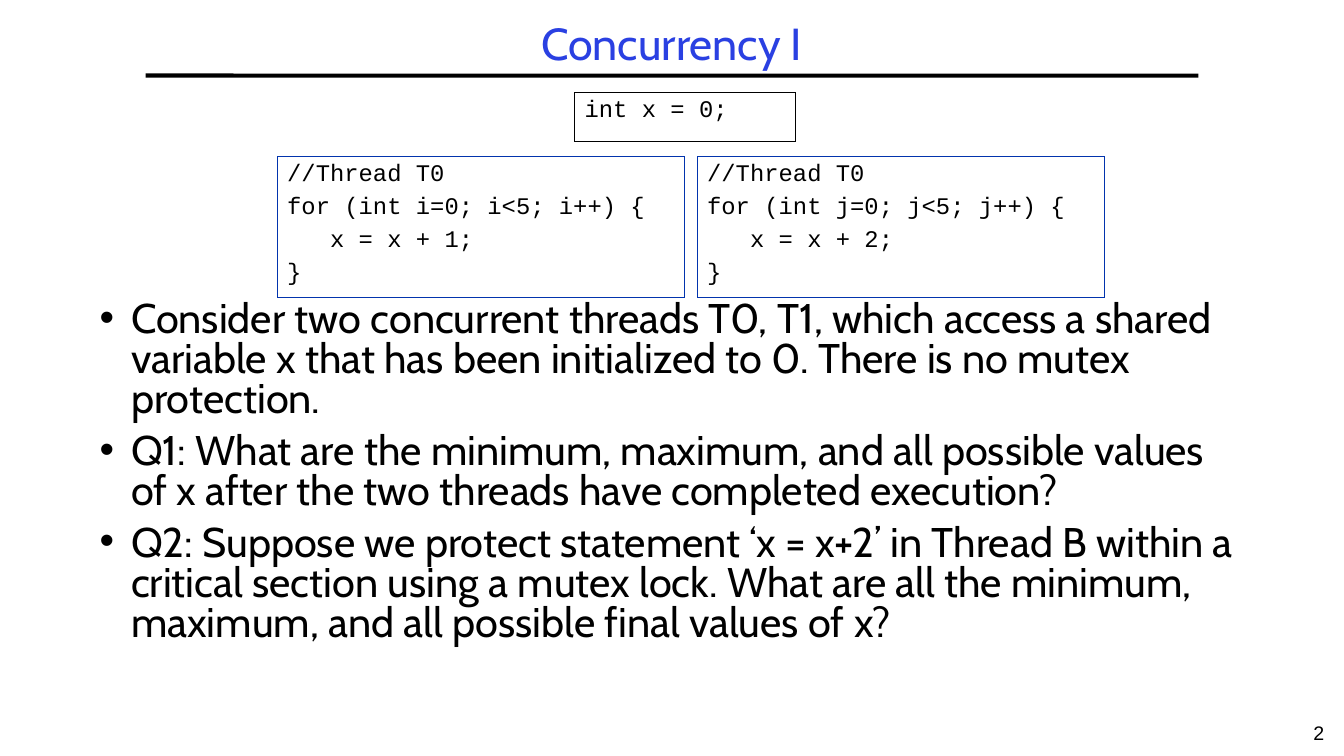
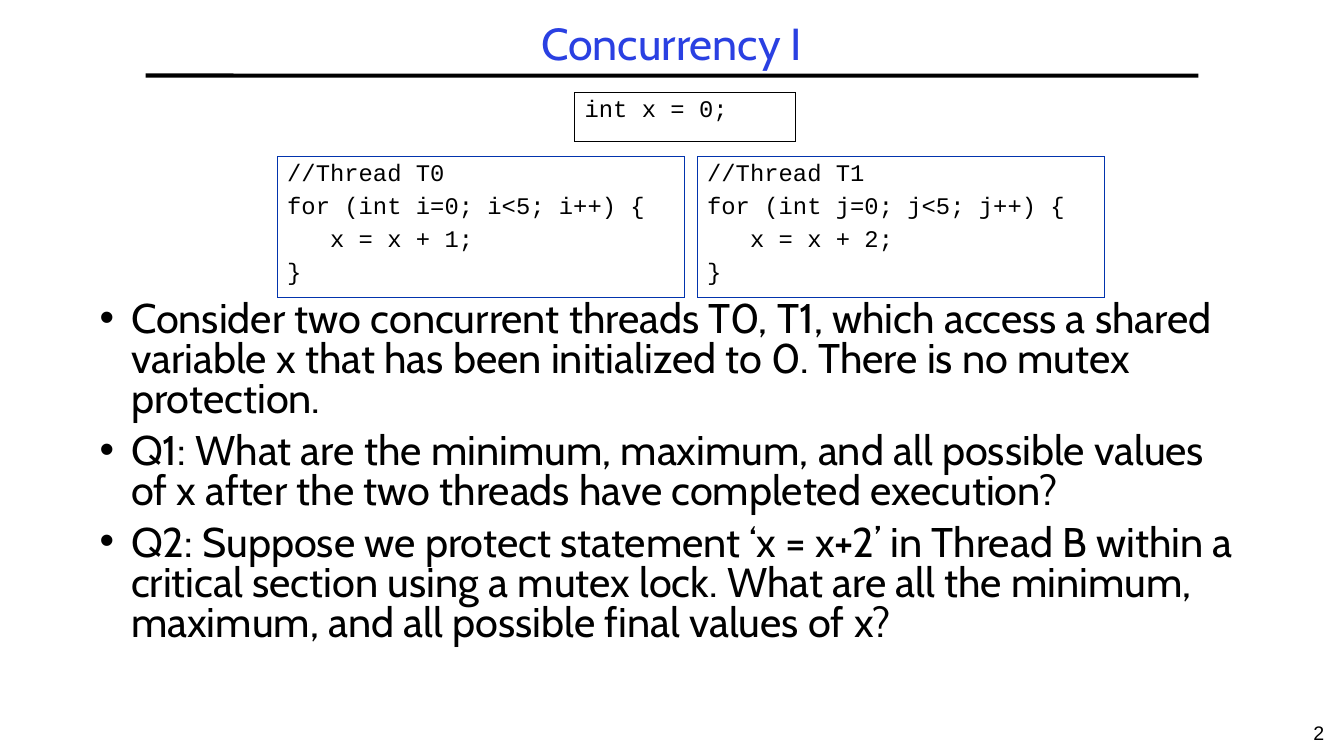
Before and after one commit to guhofstra/CSC256Fa25, a slide deck: slide 2 of PPTs/L3-Exercises ANS.pptx. Drawn at 1344x756 pixels with LibreOffice and Linux fonts; fonts in the diff are those of the drawing. Boxes give left, top, right and bottom in pixels: in the first picture for what was removed or moved away, otherwise in the second. Text is boxed around its words. In the diff, an @@ line names an element or a change of style, - is before the commit and + after.

```diff
--- a/PPTs/L3-Exercises ANS.pptx
+++ b/PPTs/L3-Exercises ANS.pptx
@@ text in rectangle at [707, 164, 865, 182]: text changed @@
-//Thread T0
+//Thread T1
```
Also in this commit, not shown: 1 other slide changed, 75 other files.
